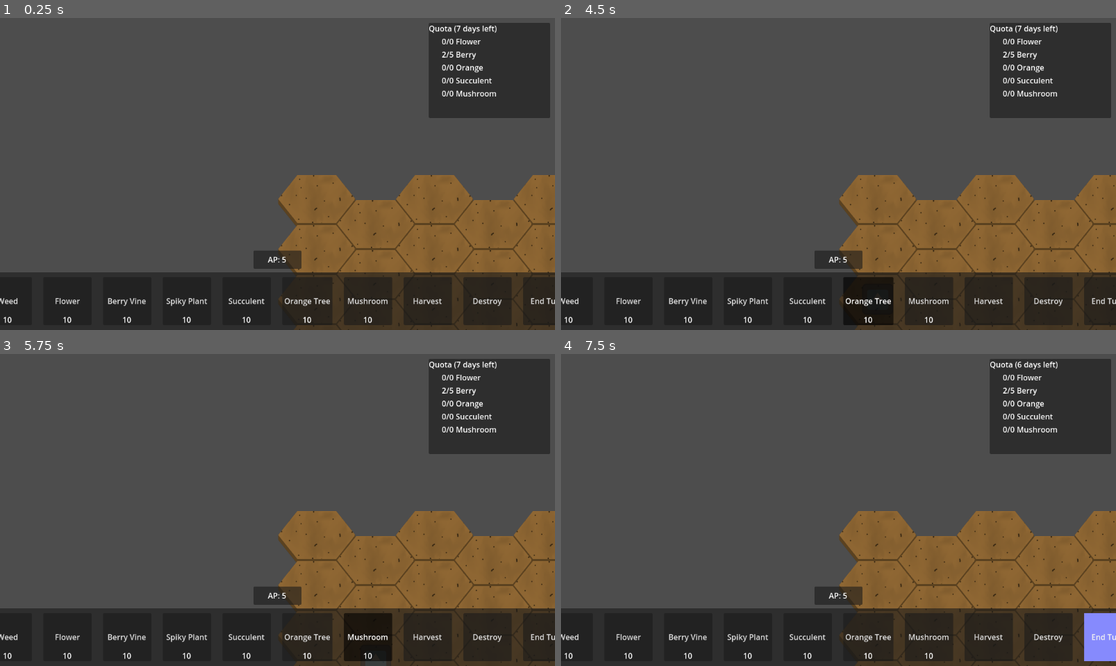
Above: before the commit, frames 1-4 (two rows, left to right).
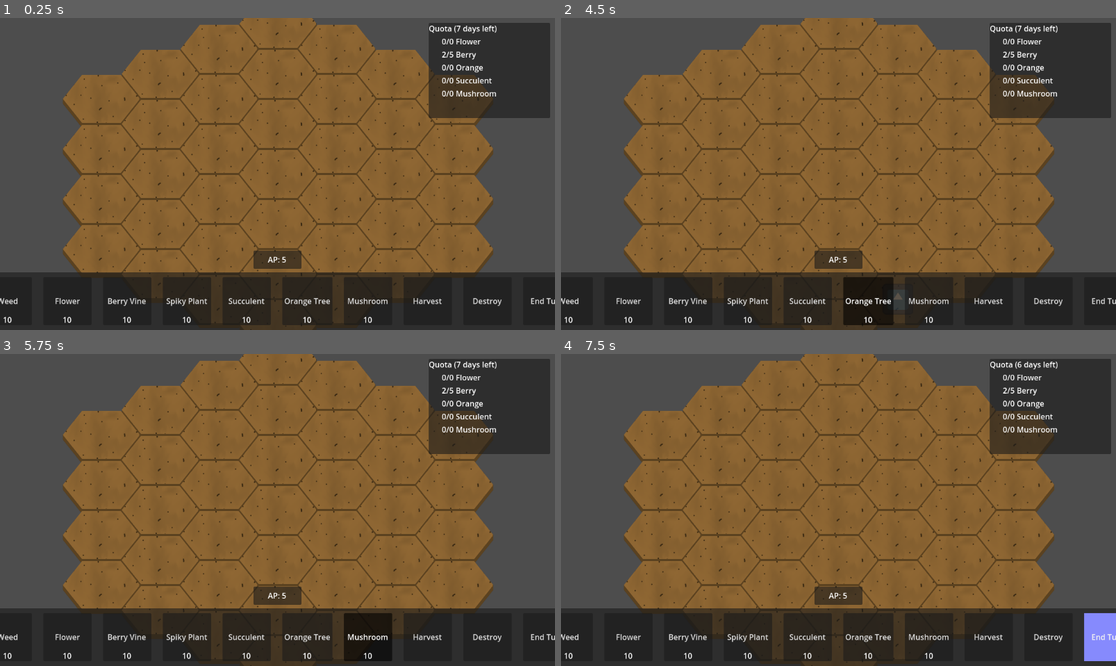
Above: after the commit, the same moments.

Repository: CiaranWoodward/LD54
Game: Godot game, scene res://Level.tscn
Two runs of this game, one before a commit and one after it. Both use one fixed random seed, a clock stepped at 60 frames per second and the inputs below. The engine's default icon, where the game draws it, is replaced by a stand-in: a white triangle on a blue panel in a dark square.
Inputs:
- Up to frame 1 (0.25 s): no input
- Up to frame 2 (4.5 s): click "Weed" at 0.5 s; click "Flower" at 1.25 s; click "Berry Vine" at 2 s; click "Spiky Plant" at 2.75 s; click "Succulent" at 3.5 s; click "Orange Tree" at 4.25 s
- Up to frame 3 (5.75 s): click "Mushroom" at 5 s
- Up to frame 4 (7.5 s): click "Harvest" at 5.75 s; click "Destroy" at 6.5 s; click "End Turn" at 7.25 s

The runs differ from the first frame. In frame 1, 48% of the frame differs, in the area x 11-100%, y 0-100%; in frame 2, 49%; in frame 3, 48%; in frame 4, 48%.

Commit message:
changed map to big hex

Diff:
--- a/GardenTiles.gd
+++ b/GardenTiles.gd
@@ -1,20 +1,28 @@
 class_name GardenTiles
 extends TileMap
 
-@export var dimensions = Vector2i(10,10)
+@export var radius: int = 3
 
 var _tile_map = {}
+
+func _add_tile_to_set(x: int, y: int, tileScene: Resource):
+	var newTile = tileScene.instantiate()
+	var pos = Vector2i(x, y)
+	newTile.position = self.map_to_local(pos)
+	add_child(newTile)
+	_tile_map[pos] = newTile
 
 # Called when the node enters the scene tree for the first time.
 func _ready():
 	var tileScene = preload("res://Tiles/plant_tile.tscn")
-	for x in range (dimensions.x):
-		for y in range (dimensions.y):
-			var newTile = tileScene.instantiate()
-			var pos = Vector2i(x, y)
-			newTile.position = self.map_to_local(pos)
-			add_child(newTile)
-			_tile_map[pos] = newTile
+	for y in range(-radius, radius+1):
+		if (y < 0):
+			for x in range (-radius-y-1, radius):
+				_add_tile_to_set(x, y, tileScene)
+		else:
+			for x in range (-radius-1, radius-y):
+				_add_tile_to_set(x, y, tileScene)
+
 
 func get_plant_tile(coords : Vector2i):
 	if !_tile_map.has(coords):
--- a/Level.tscn
+++ b/Level.tscn
@@ -15,6 +15,7 @@
 
 [sub_resource type="TileSet" id="TileSet_rukn1"]
 tile_shape = 3
+tile_layout = 3
 tile_offset_axis = 1
 tile_size = Vector2i(163, 104)
 sources/0 = SubResource("TileSetAtlasSource_golho")
@@ -24,6 +25,7 @@
 
 [node name="GardenTiles" type="TileMap" parent="."]
 y_sort_enabled = true
+position = Vector2(42, 0)
 tile_set = SubResource("TileSet_rukn1")
 format = 2
 script = ExtResource("1_5n8ii")
Not shown: 1 places in Level.tscn that only renumber resources
